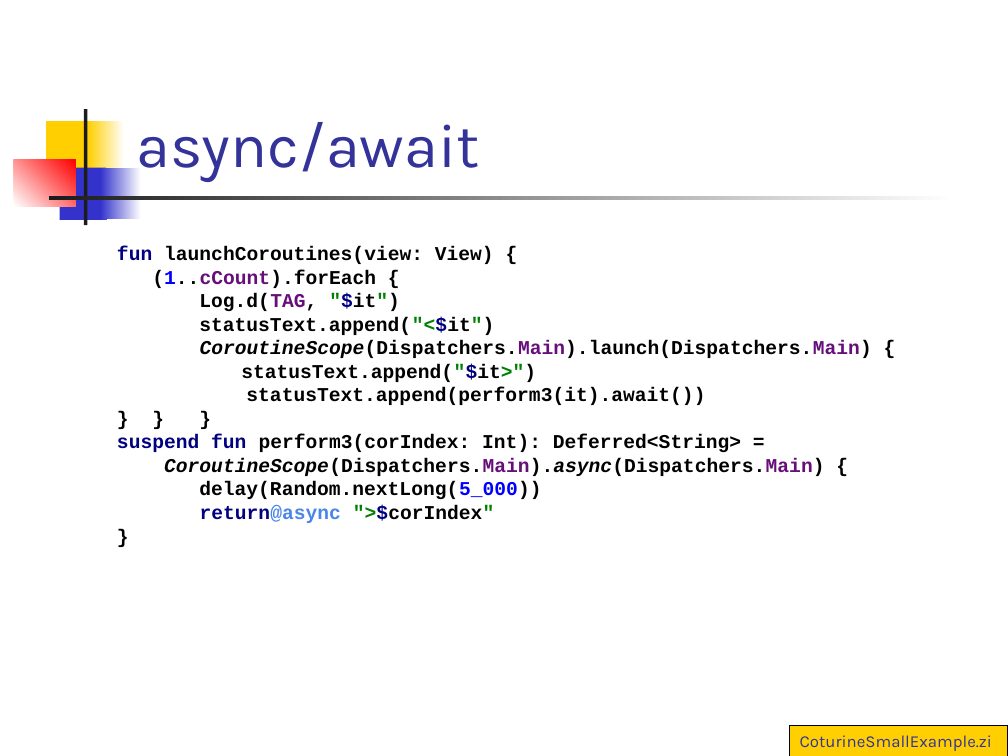
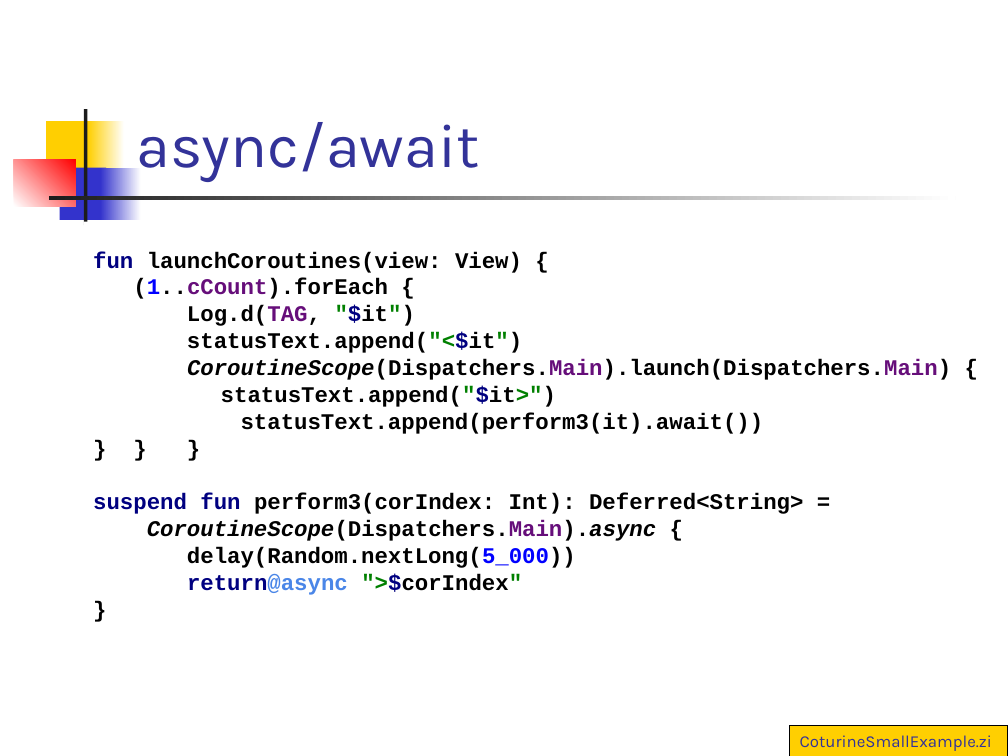
Before and after one commit to vmandro/Prednasky, a slide deck: slide 32 of 10/10_Android.ppt (slide 31 before the commit). Drawn at 1008x756 pixels with LibreOffice and Linux fonts; fonts in the diff are those of the drawing. Boxes give left, top, right and bottom in pixels: in the first picture for what was removed or moved away, otherwise in the second. Text is boxed around its words. In the diff, an @@ line names an element or a change of style, - is before the commit and + after.

```diff
--- a/10/10_Android.ppt
+++ b/10/10_Android.ppt
@@ text at (93, 251, 951, 595): text changed; size 14 to 16 pt @@
-fun launchCoroutines(view: View) {
-(1..cCount).forEach {
-Log.d(TAG, "$it")
-statusText.append("<$it")
-CoroutineScope(Dispatchers.Main).launch(Dispatchers.Main) {
-statusText.append("$it>")
-statusText.append(perform3(it).await())
-} } }
-suspend fun perform3(corIndex: Int): Deferred<String> =
-CoroutineScope(Dispatchers.Main).async(Dispatchers.Main) {
-delay(Random.nextLong(5_000))
-return@async ">$corIndex"
-}
+fun launchCoroutines(view: View) {
+(1..cCount).forEach {
+Log.d(TAG, "$it")
+statusText.append("<$it")
+CoroutineScope(Dispatchers.Main).launch(Dispatchers.Main) {
+statusText.append("$it>")
+statusText.append(perform3(it).await())
+} } }
+suspend fun perform3(corIndex: Int): Deferred<String> =
+CoroutineScope(Dispatchers.Main).async {
+delay(Random.nextLong(5_000))
+return@async ">$corIndex"
+}
```
Also in this commit, not shown: 26 other slides changed, 1 slide added, 1 slide removed, 2 other files.
